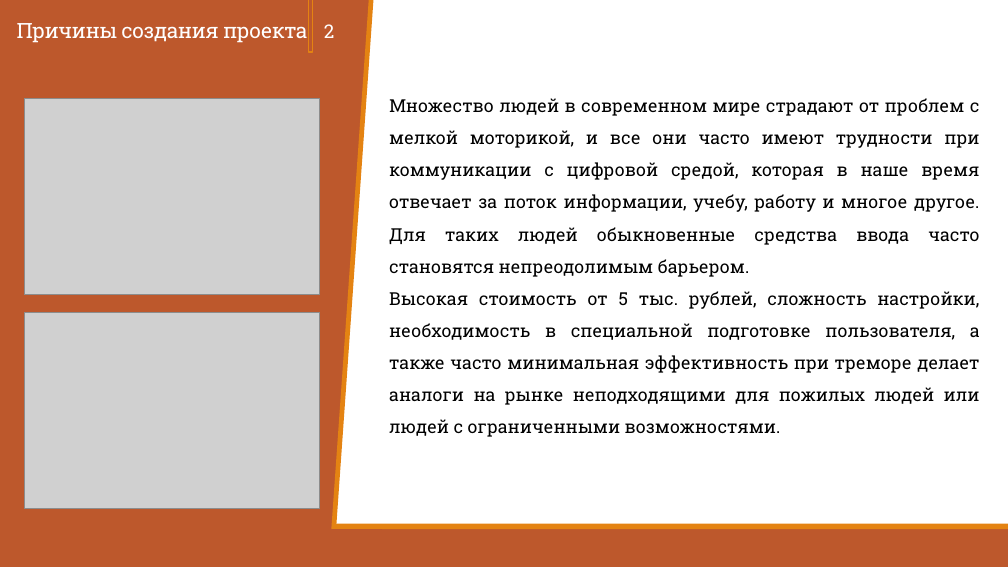
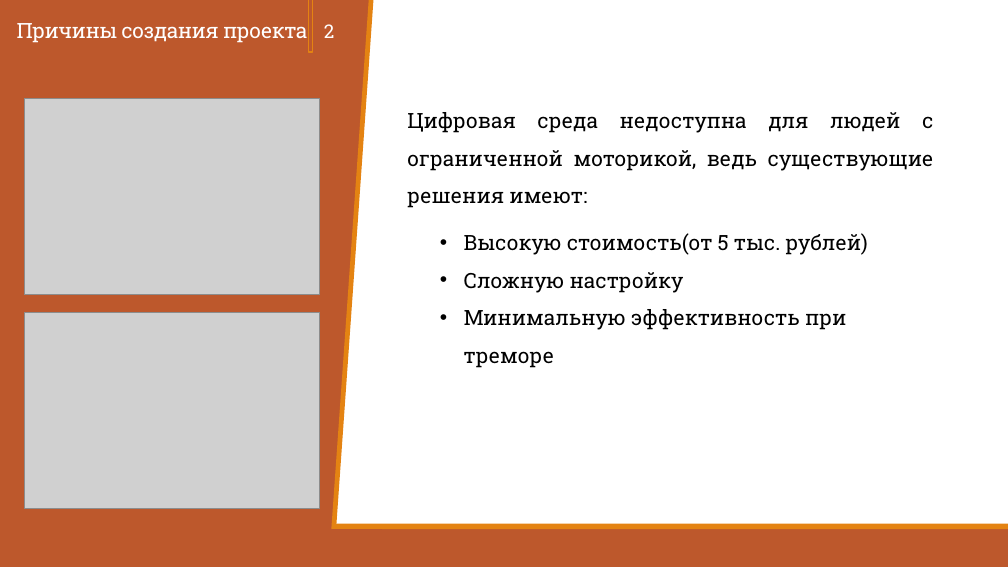
Before and after one commit to Zerocummer/Mmm-Yummers, a slide deck: slide 2 of Мышка для людей с ОВЗ/Документы/Презентация о манипуляторе.pptx. Drawn at 1008x567 pixels with LibreOffice and Linux fonts; fonts in the diff are those of the drawing; grey boxes stand for pictures. Boxes give left, top, right and bottom in pixels: in the first picture for what was removed or moved away, otherwise in the second. Text is boxed around its words. In the diff, an @@ line names an element or a change of style, - is before the commit and + after.

```diff
--- a/Мышка для людей с ОВЗ/Документы/Презентация о манипуляторе.pptx
+++ b/Мышка для людей с ОВЗ/Документы/Презентация о манипуляторе.pptx
@@ text removed at (x1=389, y1=98, x2=980, y2=437) @@
-Множество людей в современном мире страдают от проблем с мелкой моторикой, и все они часто имеют трудности при коммуникации с цифровой средой, которая в наше время отвечает за поток информации, учебу, работу и многое другое. Для таких людей обыкновенные средства ввода часто становятся непреодолимым барьером.
-Высокая стоимость от 5 тыс. рублей, сложность настройки, необходимость в специальной подготовке пользователя, а также часто минимальная эффективность при треморе делает аналоги на рынке неподходящими для пожилых людей или людей с ограниченными возможностями.
@@ text added at (x1=407, y1=112, x2=934, y2=208), 20 pt, text #000000 @@
+  Цифровая среда недоступна для людей с ограниченной моторикой, ведь существующие решения имеют:
@@ text added at (x1=464, y1=233, x2=868, y2=368), 20 pt, text #000000 @@
+• Высокую стоимость(от 5 тыс. рублей)
+• Сложную настройку
+• Минимальную эффективность при треморе
```
Also in this commit, not shown: 6 other slides changed, 2 other files.
